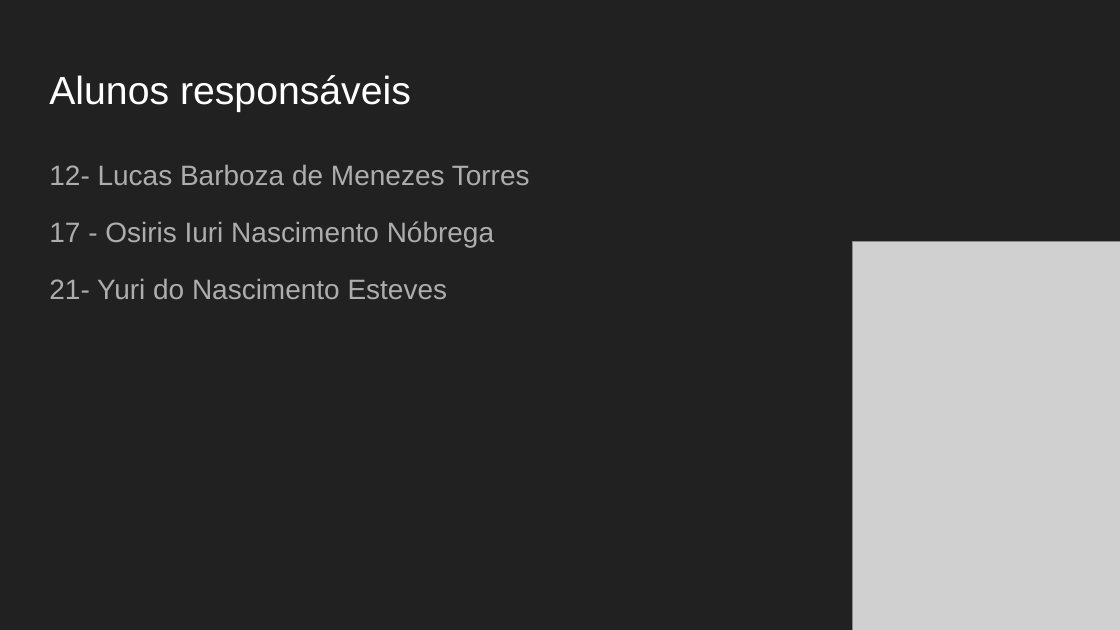
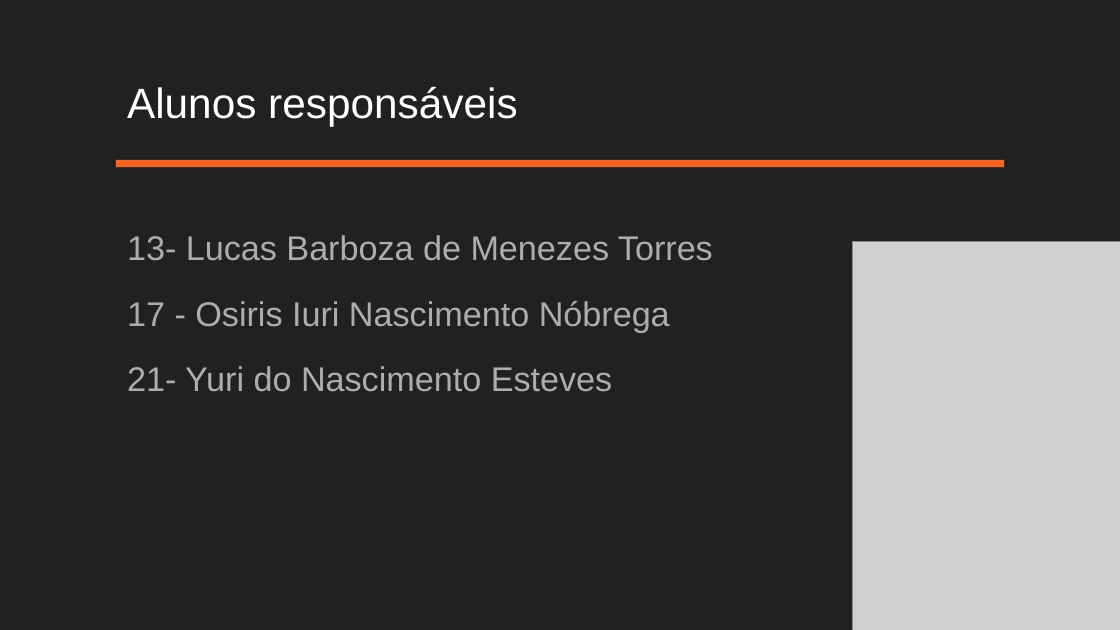
Before and after one commit to ProjetoMatin/SiteAtt, a slide deck: slide 7 of arquivoTCA/Mat-In.pptx. Drawn at 1120x630 pixels with LibreOffice and Linux fonts; fonts in the diff are those of the drawing; grey boxes stand for pictures. Boxes give left, top, right and bottom in pixels: in the first picture for what was removed or moved away, otherwise in the second. Text is boxed around its words. In the diff, an @@ line names an element or a change of style, - is before the commit and + after.

```diff
--- a/arquivoTCA/Mat-In.pptx
+++ b/arquivoTCA/Mat-In.pptx
@@ title "Alunos responsáveis": place and size @@
-title "Alunos responsáveis" at [49,75,411,112]
+title "Alunos responsáveis" at [127,87,517,126]
@@ title "Alunos responsáveis" at [127,87,517,126]: size 25.2 to 27.2 pt @@
@@ rectangle added at [115,159,1004,167], fill #FF631F, outline #303030 0.75 pt @@
@@ text "13- Lucas Barboza de Menezes ...": place and size @@
-text "13- Lucas Barboza de Menezes ..." at [49,164,530,299]
+text "13- Lucas Barboza de Menezes ..." at [127,235,713,392]
@@ text at [127,235,713,261]: text changed; size 18 to 22 pt @@
-12- Lucas Barboza de Menezes Torres
+13- Lucas Barboza de Menezes Torres
@@ text at [127,301,670,392]: size 18 to 22 pt in "17 - Osiris Iuri Nascimento Nóbrega", "21- Yuri do Nascimento Esteves"; alignment left to justified @@
```
Also in this commit, not shown: 6 other slides changed.
